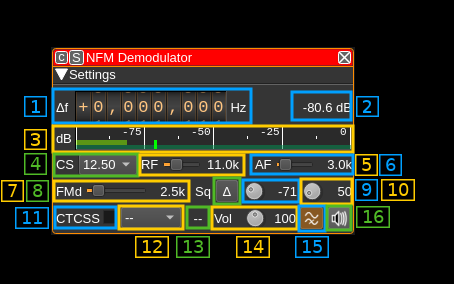
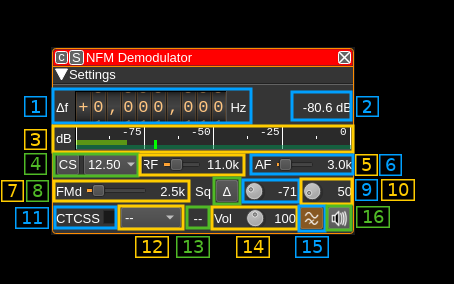
Layer changes from the first (454, 284) image to the second:
added layer "Pasted Layer" above "Pasted Layer #2" over box(56, 155, 144, 175)
